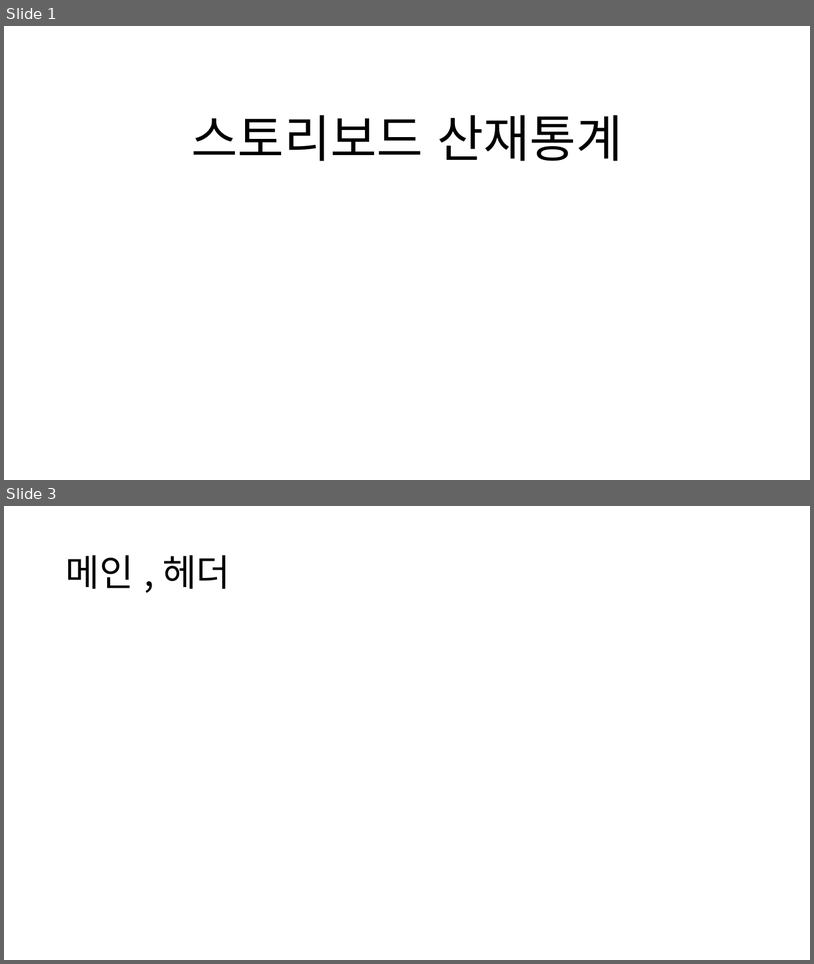
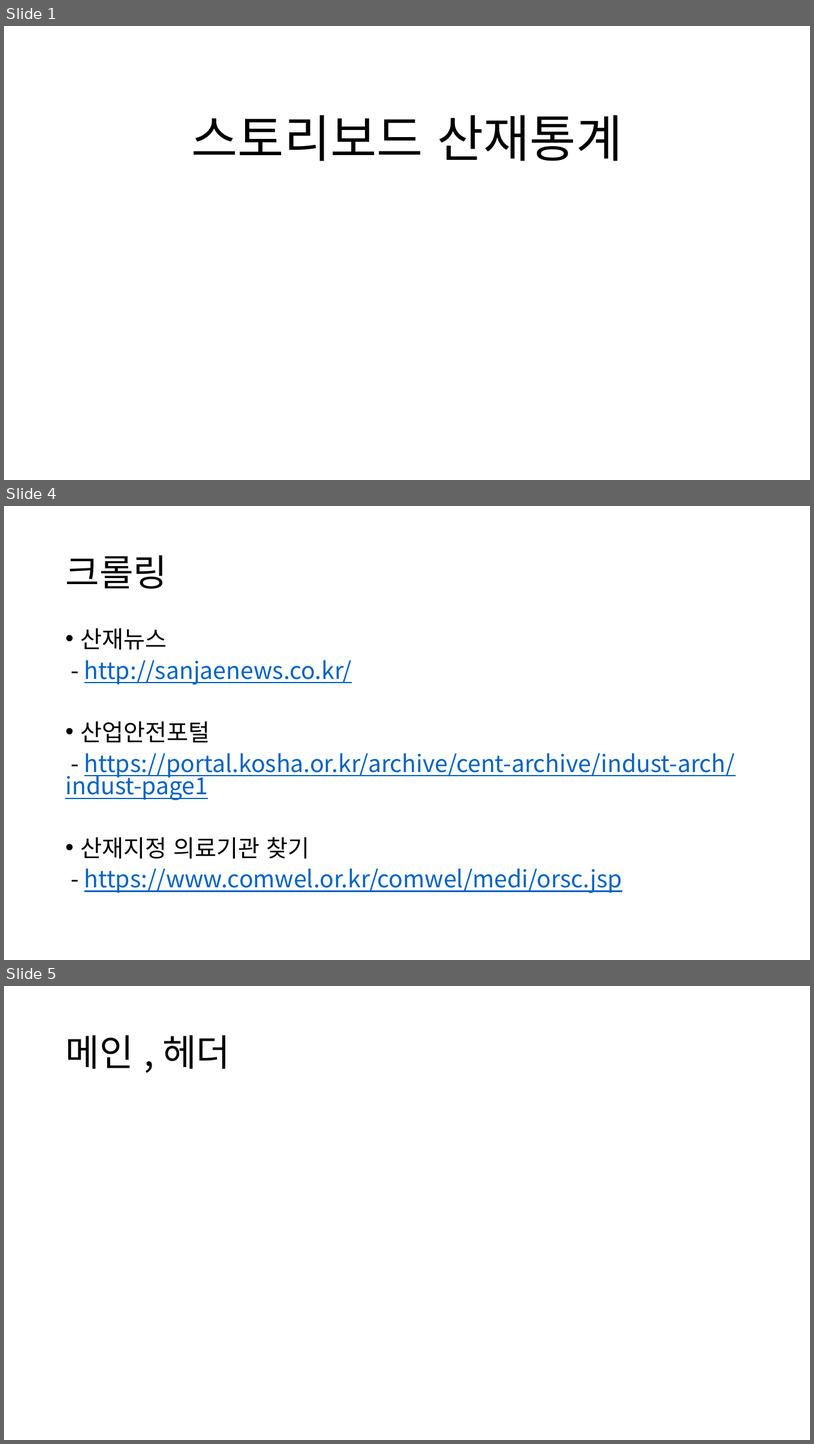
Before and after one commit to imyongchan/source, a slide deck: 종합기획/종합/스토리보드_종합중.pptx. Shown one above the other, each under a label of ours: slides 1 and 3 before the commit, slides 1, 4 and 5 after it; the slides between them are not shown. The pictures are 814x964 and 814x1444 pixels, drawn with LibreOffice and Linux fonts; fonts in the diff are those of the drawing. Boxes give left, top, right and bottom in pixels: in the first picture for what was removed or moved away, otherwise in the second. Text is boxed around its words. In the diff, an @@ line names an element or a change of style, - is before the commit and + after.

Commit message:
API, 크롤링 추가

```diff
--- a/종합기획/종합/스토리보드_종합중.pptx
+++ b/종합기획/종합/스토리보드_종합중.pptx
@@ slide 4 added at (x1=4, y1=506, x2=810, y2=960), background #FFFFFF @@
@@ title added at (x1=65, y1=555, x2=167, y2=589), 44 pt, text #000000 @@
+크롤링
@@ text added at (x1=65, y1=628, x2=735, y2=893), 28 pt, text #0563C1, underline @@
+• 산재뉴스
+- http://sanjaenews.co.kr/
+• 산업안전포털
+- https://portal.kosha.or.kr/archive/cent-archive/indust-arch/indust-page1
+• 산재지정 의료기관 찾기
+- https://www.comwel.or.kr/comwel/medi/orsc.jsp
@@ what was slide 3 is now slide 5 @@
```
Also in this commit, not shown: 1 slide changed, 1 other slide added.
